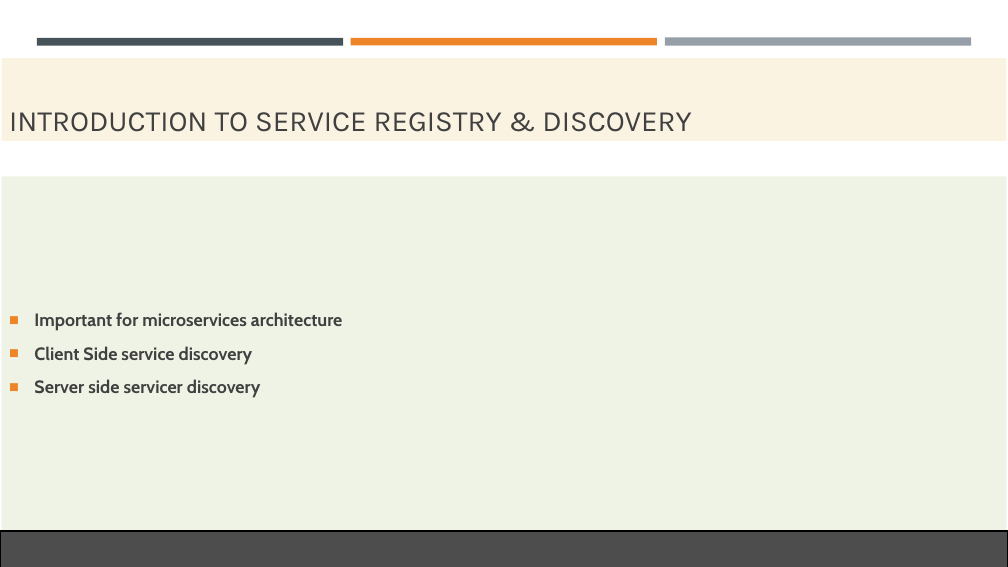
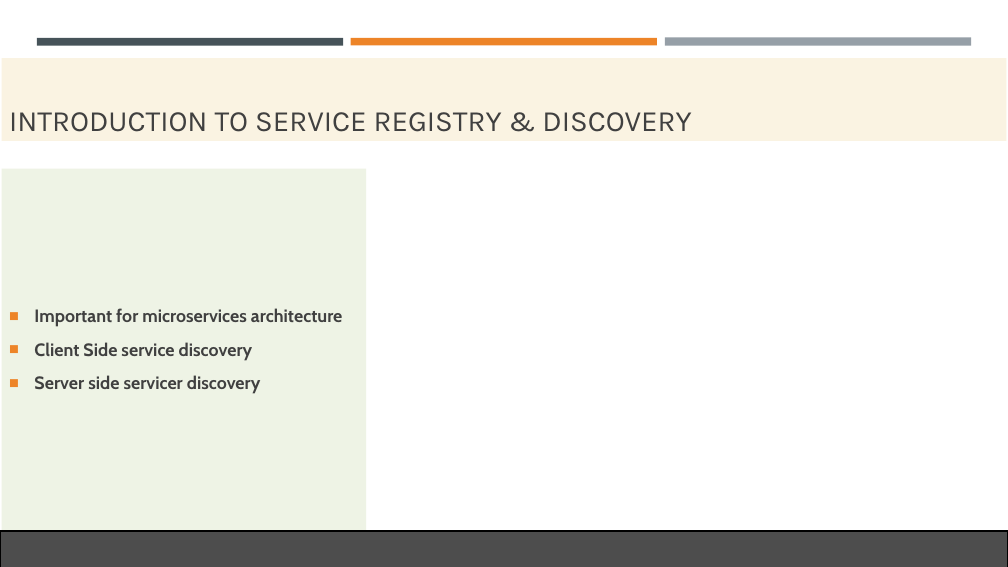
Before and after one commit to codefarm0/Service-Registry-And-Discovery-Eureka, a slide deck: slide 5 of SERVICE registry and discovery.pptx. Drawn at 1008x567 pixels with LibreOffice and Linux fonts; fonts in the diff are those of the drawing. Boxes give left, top, right and bottom in pixels: in the first picture for what was removed or moved away, otherwise in the second. Text is boxed around its words. In the diff, an @@ line names an element or a change of style, - is before the commit and + after.

```diff
--- a/SERVICE registry and discovery.pptx
+++ b/SERVICE registry and discovery.pptx
@@ text "Important for microservices architecture": place and size @@
-text "Important for microservices architecture" at bbox=[2, 176, 1006, 557]
+text "Important for microservices architecture" at bbox=[2, 169, 366, 558]
```
Also in this commit, not shown: 4 other slides changed, 4 slides added, 1 slide removed, 54 other files.
